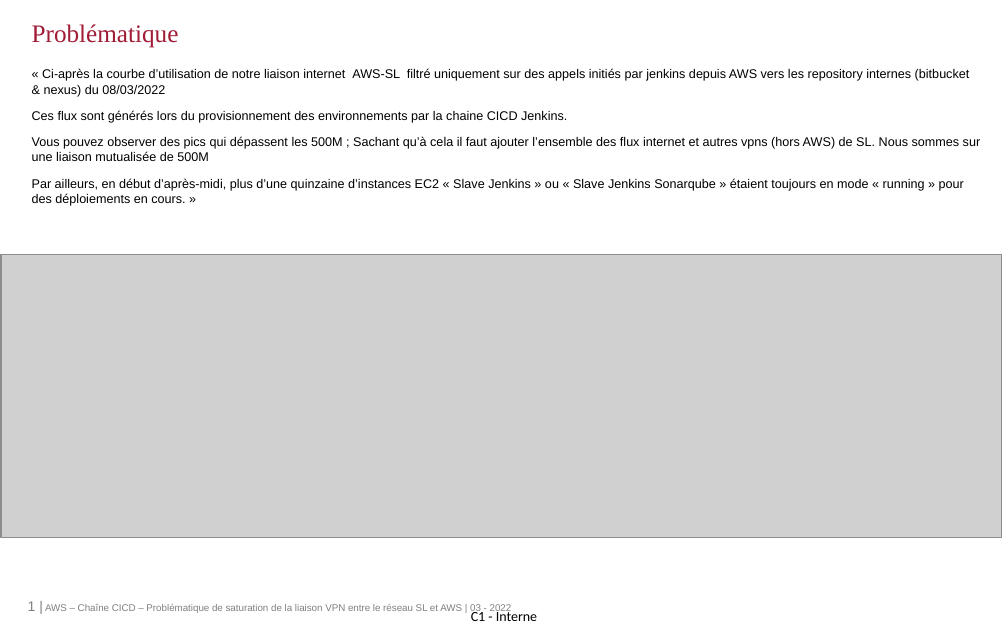
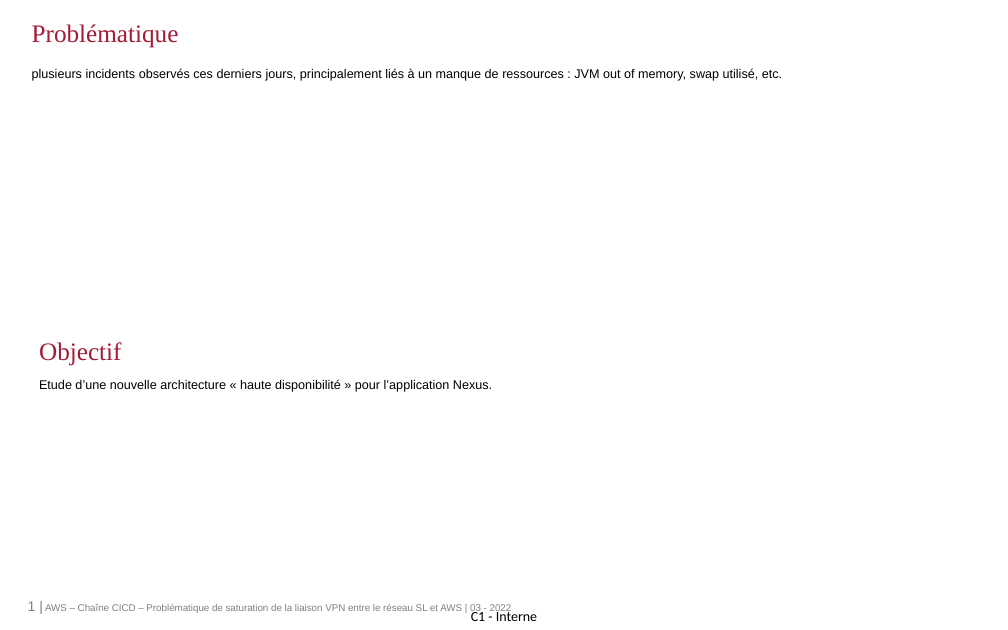
Before and after one commit to capabdou/Hello-world, a slide deck: slide 1 of JENKINS-NEXUS-SaturationVPN-Scenarios.pptx. Drawn at 1008x630 pixels with LibreOffice and Linux fonts; fonts in the diff are those of the drawing; grey boxes stand for pictures; background and template pictures are left out. Boxes give left, top, right and bottom in pixels: in the first picture for what was removed or moved away, otherwise in the second. Text is boxed around its words. In the diff, an @@ line names an element or a change of style, - is before the commit and + after.

```diff
--- a/JENKINS-NEXUS-SaturationVPN-Scenarios.pptx
+++ b/JENKINS-NEXUS-SaturationVPN-Scenarios.pptx
@@ text at box(32, 69, 782, 81): text changed @@
-« Ci-après la courbe d’utilisation de notre liaison internet AWS-SL filtré uniquement sur des appels initiés par jenkins depuis AWS vers les repository internes (bitbucket & nexus) du 08/03/2022
-Ces flux sont générés lors du provisionnement des environnements par la chaine CICD Jenkins.
-Vous pouvez observer des pics qui dépassent les 500M ; Sachant qu’à cela il faut ajouter l’ensemble des flux internet et autres vpns (hors AWS) de SL. Nous sommes sur une liaison mutualisée de 500M
-Par ailleurs, en début d’après-midi, plus d’une quinzaine d’instances EC2 « Slave Jenkins » ou « Slave Jenkins Sonarqube » étaient toujours en mode « running » pour des déploiements en cours. »
+plusieurs incidents observés ces derniers jours, principalement liés à un manque de ressources : JVM out of memory, swap utilisé, etc.
@@ picture removed at box(1, 255, 1002, 537) @@
@@ text added at box(39, 342, 492, 392), 9 pt, text #000000 @@
+Objectif
+Etude d’une nouvelle architecture « haute disponibilité » pour l’application Nexus.
```
Also in this commit, not shown: 2 other slides changed, 1 slide added, 1 slide removed, 3 other files.
